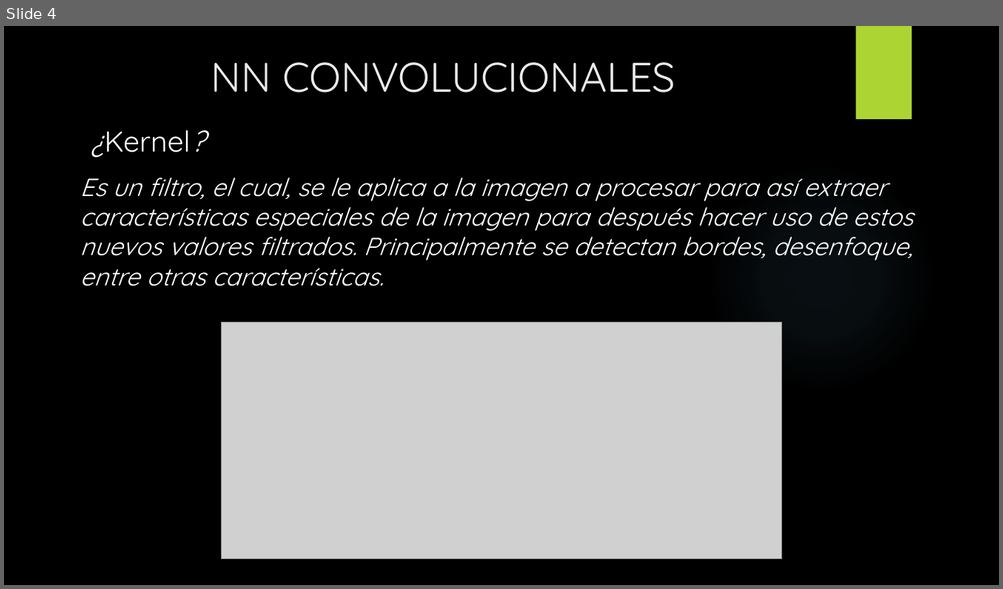
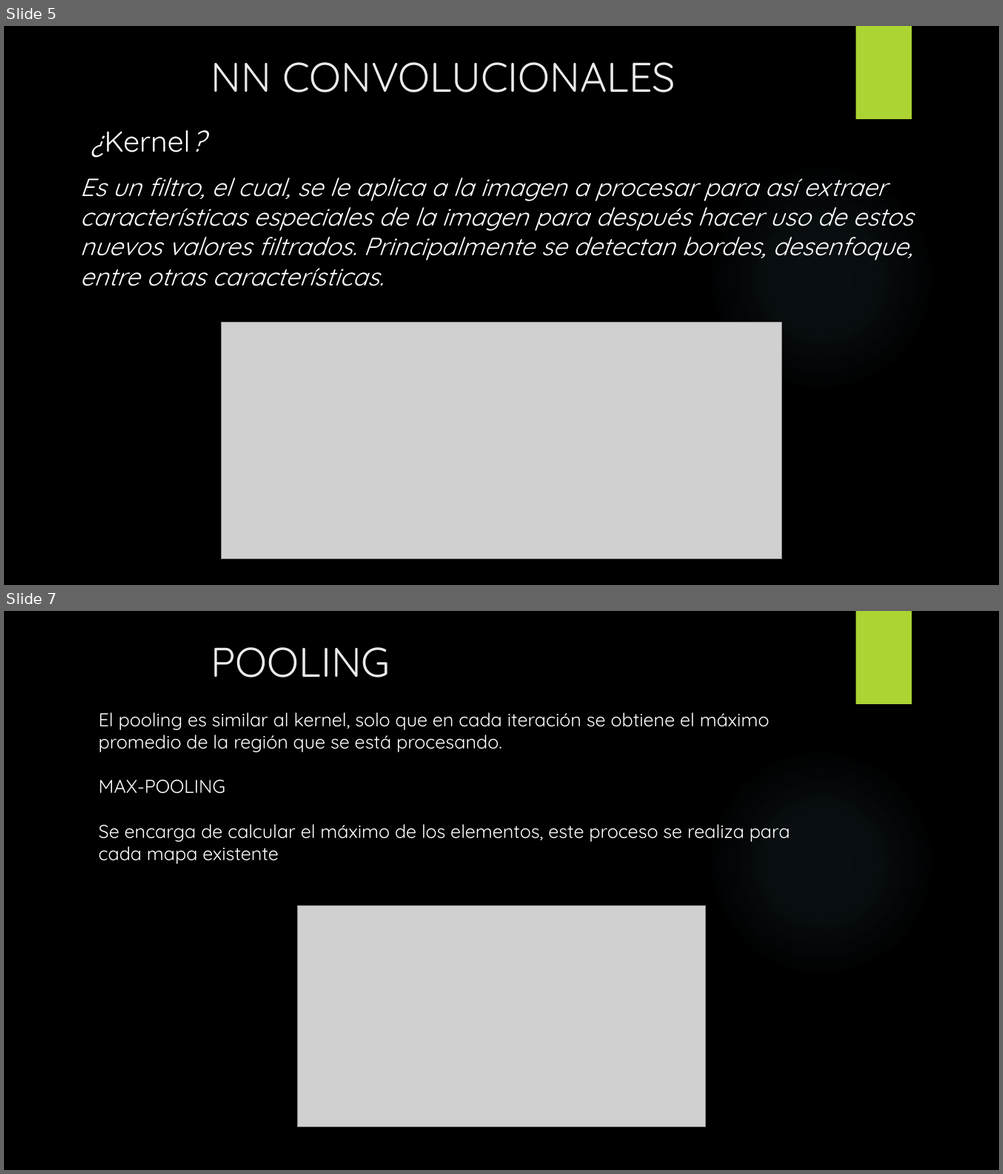
Before and after one commit to unknowchar/NN-imgClasification, a slide deck: NEURONAL NETWORK.pptx. Shown one above the other, each under a label of ours: slide 4 before the commit, slides 5 and 7 after it; the slides between them are not shown. The pictures are 1003x589 and 1003x1174 pixels, drawn with LibreOffice and Linux fonts; fonts in the diff are those of the drawing; grey boxes stand for pictures; background and template pictures are left out. Boxes give left, top, right and bottom in pixels: in the first picture for what was removed or moved away, otherwise in the second. Text is boxed around its words. In the diff, an @@ line names an element or a change of style, - is before the commit and + after.

```diff
--- a/NEURONAL NETWORK.pptx
+++ b/NEURONAL NETWORK.pptx
@@ slide 7 added at (4,611,999,1170), background picture (left out); not listed: 1 template element that a slide beside it also shows @@
@@ rectangle added at (855,611,911,704), fill #ACD433 @@
@@ text added at (210,647,390,678), 40 pt, text #EBEBEB @@
+POOLING
@@ text added at (99,712,790,864), 18 pt, text #FFFFFF @@
+El pooling es similar al kernel, solo que en cada iteración se obtiene el máximo promedio de la región que se está procesando.
+MAX-POOLING
+Se encarga de calcular el máximo de los elementos, este proceso se realiza para cada mapa existente
@@ picture added at (298,906,706,1127) @@
@@ what was slide 4 is now slide 5 @@
```
Also in this commit, not shown: 3 slides changed, 4 other slides added, 3 slides removed.
